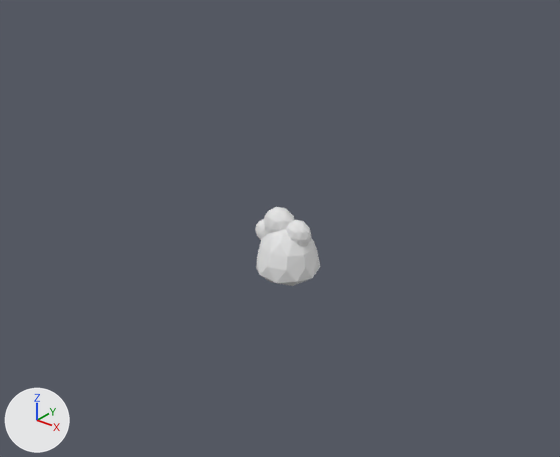
One commit to the Blender file ChickenHat.blend: the scene before it, then after it.
Camera for both pictures: a 50 mm camera at (18.8, -24.1, 15.5) aimed at (0.3, -0.9, 1.2). The axes (+X, +Y, +Z) are drawn at lower left. The lights are the same throughout.
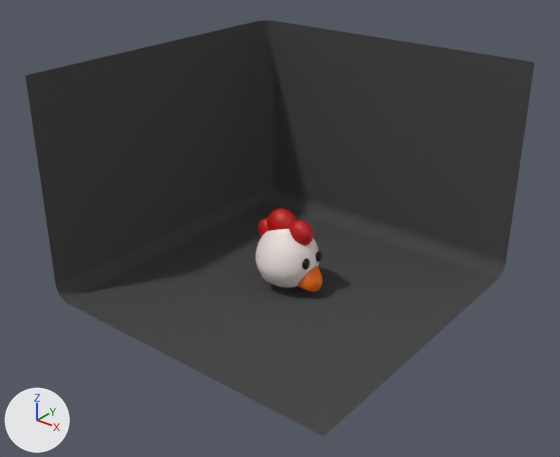
Where the newer file only moved an object's origin or applied its transform, the numbers keep the older frame.

Location of each change, (x1, y1, x2, y2) in pixels of the pictures (560 x 457 px; the box of a moved part takes in the faces that stretch with it):
'Plane', added: after (25, 20, 535, 436)
'Icosphere', reshaped: before (256, 230, 320, 286); after (256, 229, 320, 288)
'Icosphere.001', recoloured, moved: before (264, 207, 294, 234); after (267, 208, 297, 231)
'Icosphere.004', added (red): after (289, 220, 313, 246)
'Icosphere.006', added (orange): after (297, 266, 323, 292)
part 2 of me_icosphere_003, cut back: before (286, 220, 311, 246); after (258, 218, 268, 237)
part 3 of me_icosphere_002, moved or reshaped: before (255, 219, 268, 240); after (302, 258, 310, 270)

Diff of the bpy script that builds the scene:
```diff
--- a/ChickenHat.blend.py
+++ b/ChickenHat.blend.py
@@ me_icosphere @@
-me_icosphere.from_pydata(...)  # 62 vertices, 100 faces; spans x -1.47..1.4, y -1.4..1.4, z -1.63..0.96
+me_icosphere.from_pydata(...)  # 62 vertices, 100 faces; spans x -1.48..1.48, y -1.56..1.56, z -1.75..1.13
+# me_icosphere part 1: 62 of 62 vertices moved; they spanned x -1.47..1.4, y -1.4..1.4, z -1.63..0.96 and now span x -1.48..1.48, y -1.56..1.56, z -1.75..1.13; mean shift (0.0, 0.0, 0.0); largest move (-0.91, 0.0, -1.63) -> (-1.1, 0.0, -1.75)
@@ me_icosphere_001 @@
 me_icosphere_001.from_pydata(...)  # 42 vertices, 80 faces; spans x -1.2..0.31, y -0.61..0.61, z 0.05..1.64
+me_icosphere_001.materials.append(mat_material_003)  # red #bd0204
@@ me_icosphere_002 @@
 me_icosphere_002.from_pydata(...)  # 42 vertices, 80 faces; spans x -1.195..-0.136, y -0.428..0.428, z 0.305..1.418
+# me_icosphere_002 part 3: the whole mesh is multiplied about its middle by the matrix ((0.25, 0.0, -0.002), (0.0, 0.511, 0.0), (0.001, 0.0, 0.501)), then moved by (2.568, -0.445, -0.641)
+me_icosphere_002.materials.append(mat_material_004)  # black #000000
@@ me_icosphere_003 @@
-me_icosphere_003.from_pydata(...)  # 109 vertices, 147 faces; spans x -1.442..-0.19, y -0.506..0.506, z -0.042..1.275
+me_icosphere_003.from_pydata(...)  # 42 vertices, 80 faces; spans x -1.195..-0.136, y -0.428..0.428, z 0.305..1.418
+# me_icosphere_003 part 2: the whole mesh is rebuilt
+me_icosphere_003.materials.append(mat_material_003)  # red #bd0204
@@ me_plane @@
+me_plane.from_pydata([(-1.0, -1.0, 0.0), (1.0, -1.0, 0.0), (-1.0, 1.0, 0.0), (1.0, 1.0, 0.0), (-1.0, -1.0, 1.38), (-1.0, 1.0, 1.38), (1.0, 1.0, 1.38)], [], [(0, 1, 3, 2), (0, 2, 5, 4), (2, 3, 6, 5)])
+me_plane.materials.append(mat_material)  # dark grey #4c4c4c
@@ ob_icosphere_001 @@
 ob_icosphere_001 = bpy.data.objects.new('Icosphere.001', me_icosphere_001)
-ob_icosphere_001.location = (0.0, 0.0, 0.0)
+ob_icosphere_001.location = (0.15, 0.0, 0.0)
@@ ob_plane @@
+ob_plane = bpy.data.objects.new('Plane', me_plane)  # modifiers BEVEL
+ob_plane.location = (0.0, 0.0, -2.1)
+ob_plane.scale = (7.19, 7.19, 7.19)
@@ ob_icosphere_006 @@
+ob_icosphere_006 = bpy.data.objects.new('Icosphere.006', me_icosphere_006)  # 58 vertices, 96 faces; spans x -0.89..0.93, y -0.82..0.82, z -0.48..1.0; in mat_material_002 (orange #f26d0c); modifiers SUBSURF
+ob_icosphere_006.location = (1.12, 0.0, -1.37)
+ob_icosphere_006.scale = (0.802, 0.802, 0.802)
@@ ob_icosphere_005 @@
+ob_icosphere_005 = bpy.data.objects.new('Icosphere.005', me_icosphere_003_1)  # an icosphere of 80 faces spanning x -0.95..0.95, y -1.0..1.0, z -1.0..1.0; in mat_material_004 (black #000000); modifiers SUBSURF
+ob_icosphere_005.location = (1.4, 0.43, -0.33)
+ob_icosphere_005.rotation_euler = (0.0, -0.00465, 0.0)  # degrees (0, -0.3, 0)
+ob_icosphere_005.scale = (0.134, 0.211, 0.271)
@@ ob_icosphere_004 @@
+ob_icosphere_004 = bpy.data.objects.new('Icosphere.004', me_icosphere_005)  # an icosphere of 80 faces spanning x -1.261..-0.055, y -0.487..0.487, z 0.164..1.432; in mat_material_003 (red #bd0204); modifiers SUBSURF
+ob_icosphere_004.location = (1.37, 0.0, -0.06)
```
